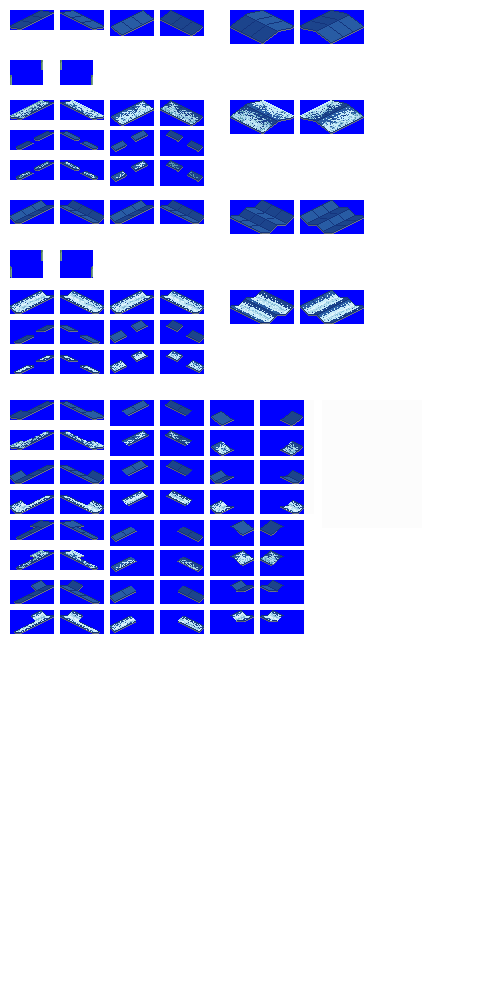
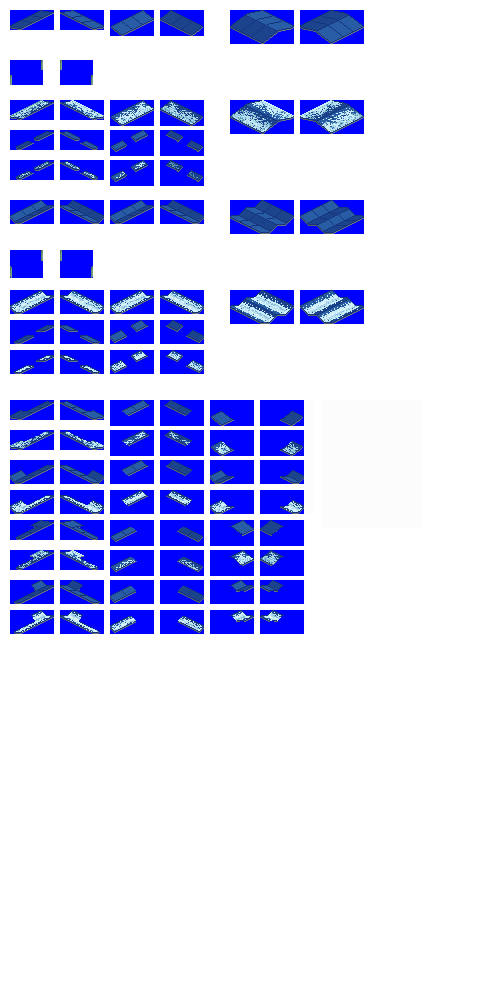
Two versions of the same layered image (500px x 1000px). Layer-by-layer changes:
painted on "roofs" over bbox(30, 526, 276, 622)
